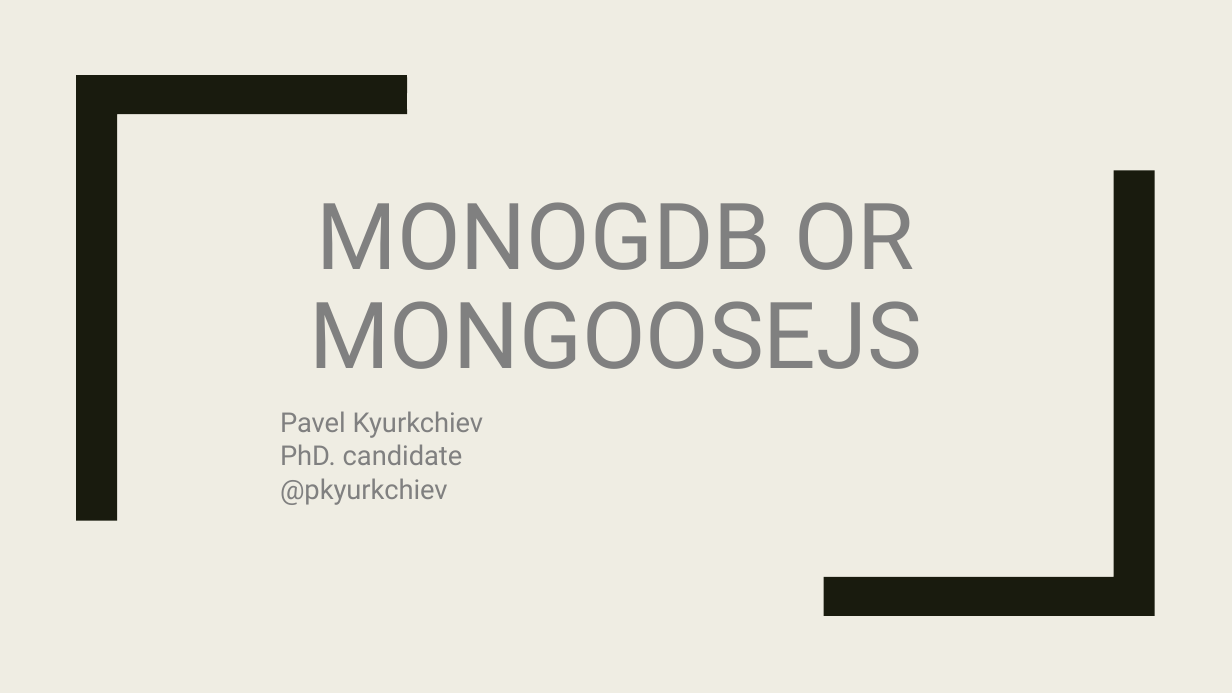
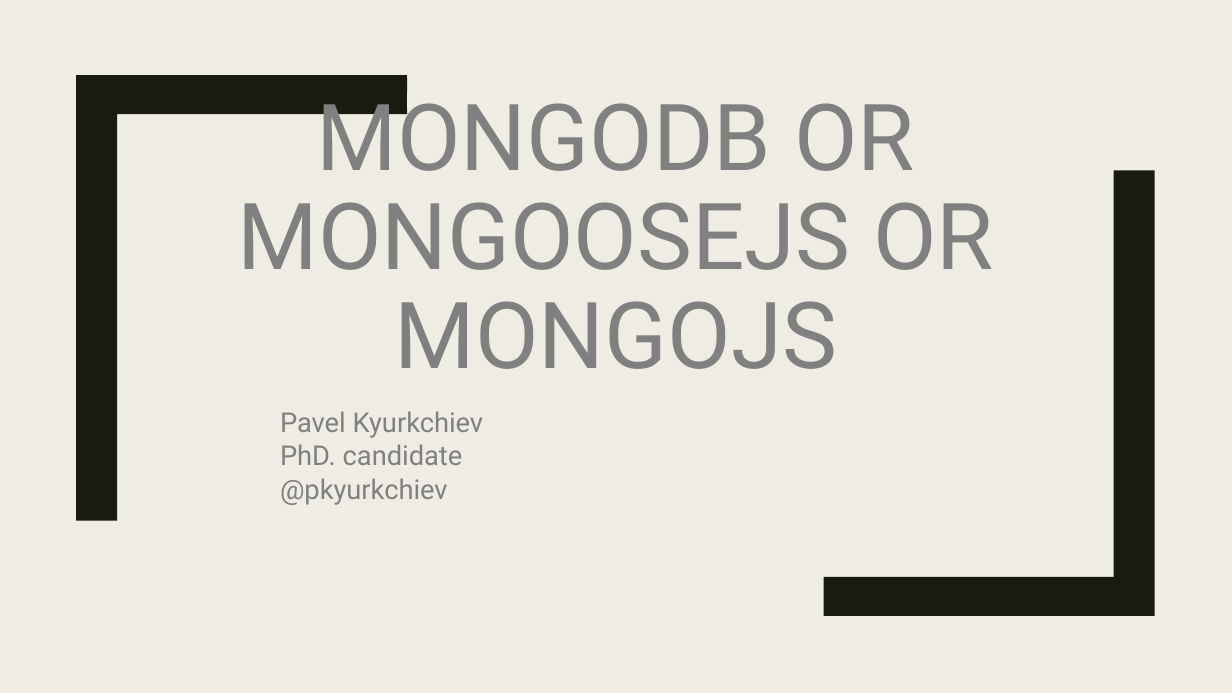
Before and after one commit to pkyurkchiev/mean-stack, a slide deck: slide 1 of presentations/mongoDB.pptx. Drawn at 1232x693 pixels with LibreOffice and Linux fonts; fonts in the diff are those of the drawing. Boxes give left, top, right and bottom in pixels: in the first picture for what was removed or moved away, otherwise in the second. Text is boxed around its words. In the diff, an @@ line names an element or a change of style, - is before the commit and + after.

Commit message:
add new ex6 and some changes on presentations

```diff
--- a/presentations/mongoDB.pptx
+++ b/presentations/mongoDB.pptx
@@ title at [238, 86, 993, 369]: text changed @@
-MONOGDB OR MONGOOSEJS
+MONGODB OR MONGOOSEJS OR MONGOJS
```
Also in this commit, not shown: 14 slides added, 2 slides removed, 5 other files.
